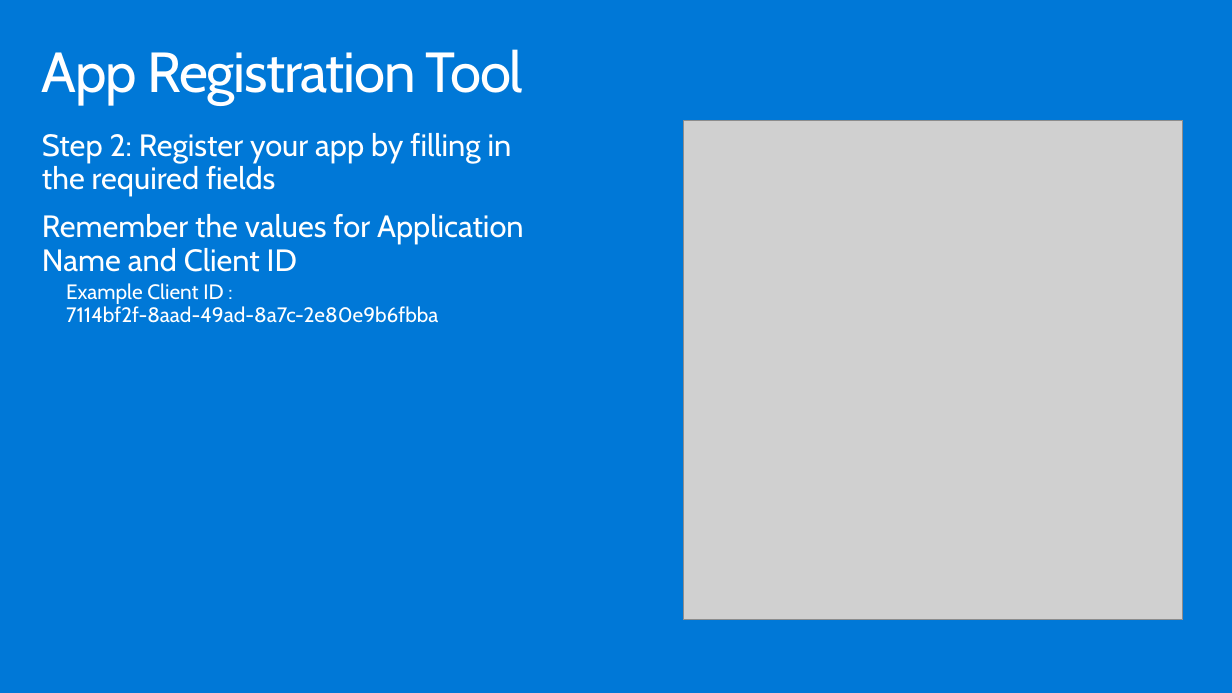
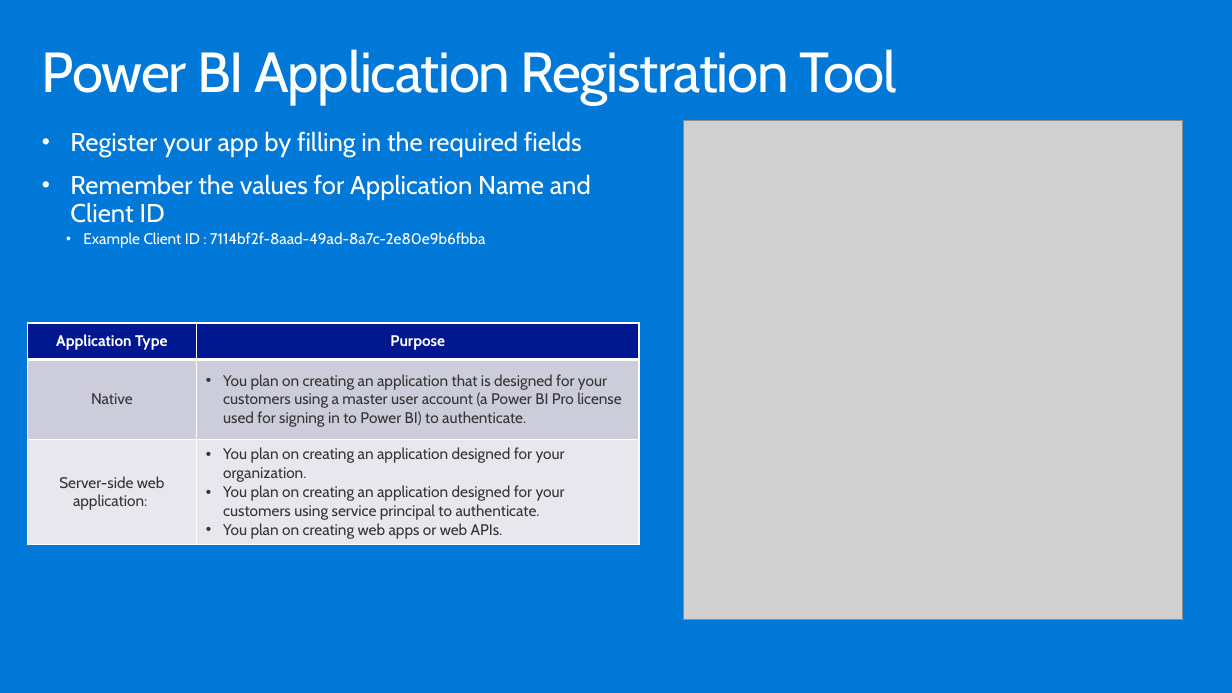
Before and after one commit to hnc198/AzurePowerBI, a slide deck: slide 7 of 4. Hands-on Modules/Embedding/3. Getting Started Module.pptx (slide 5 before the commit). Drawn at 1232x693 pixels with LibreOffice and Linux fonts; fonts in the diff are those of the drawing; grey boxes stand for pictures. Boxes give left, top, right and bottom in pixels: in the first picture for what was removed or moved away, otherwise in the second. Text is boxed around its words. In the diff, an @@ line names an element or a change of style, - is before the commit and + after.

```diff
--- a/4. Hands-on Modules/Embedding/3. Getting Started Module.pptx
+++ b/4. Hands-on Modules/Embedding/3. Getting Started Module.pptx
@@ title at [42, 49, 896, 105]: text changed @@
-App Registration Tool
+Power BI Application Registration Tool
@@ text at [70, 131, 582, 157]: text changed; size 24 to 20 pt @@
-Step 2: Register your app by filling in the required fields
+• Register your app by filling in the required fields
@@ text at [70, 174, 591, 248]: size 24 to 20 pt in "Remember the values for Application Name and ..."; size 16.2 to 12 pt in "Example Client ID : 7114bf2f-8aad-49ad-8a7c-2e80e9b6fbba"; bullet none to • @@
@@ table added at [27, 323, 639, 545], 3 rows, 2 columns @@
+Application Type | Purpose
+Native | You plan on creating an application that is designed for your customers using a master user account (a Power BI Pro license used for signing in to Power BI) to authenticate.
+Server-side web application: | You plan on creating an application designed for your organization. / You plan on creating an application designed for your customers using service principal to authenticate. / You plan on creating web apps or web APIs.
```
Also in this commit, not shown: 2 other slides changed, 7 slides added, 4 slides removed, 4 other files.
